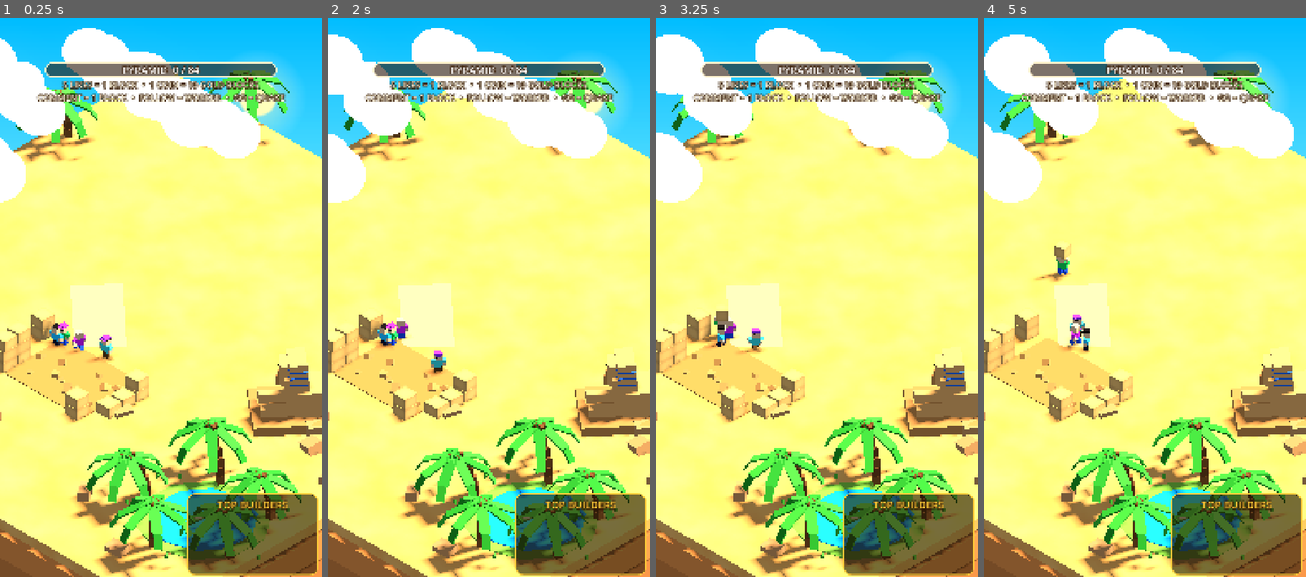
Above: before the commit, frames 1-4 (left to right).
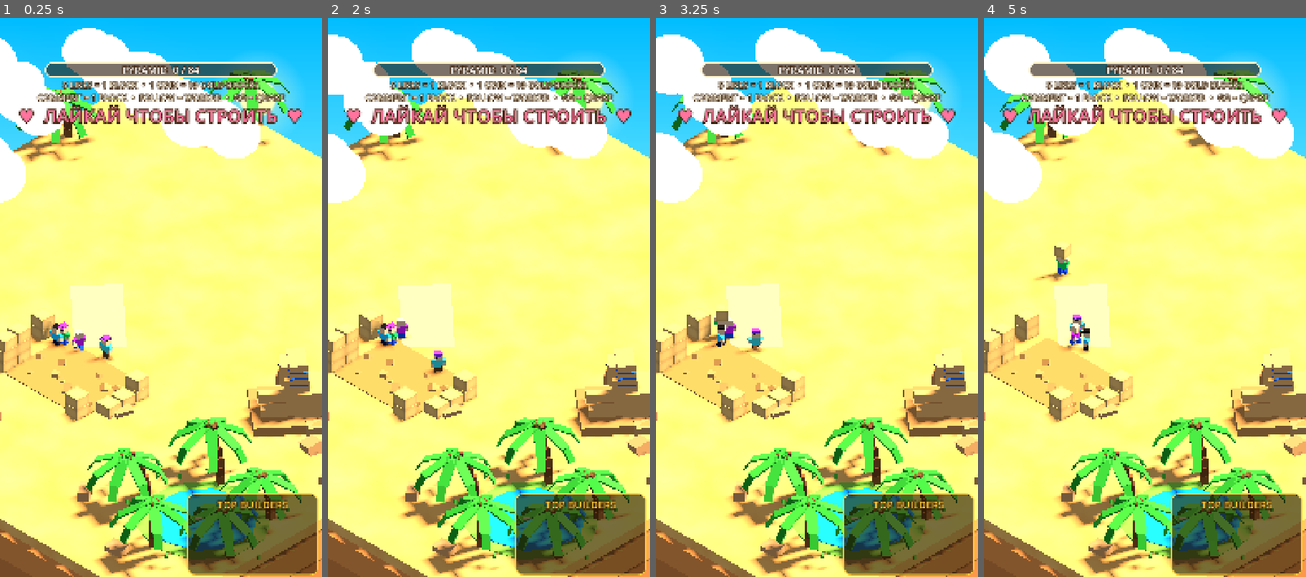
Above: after the commit, the same moments.

Repository: landsbetween/tiktok-pyramid-live
Game: Godot game, scene res://main.tscn
Same seed, same stepped clock (60 frames per second), same inputs: the game is played once before the commit and once after it. Sound files missing from this copy of the repository are replaced by a short silence.
Inputs:
- Up to frame 1 (0.25 s): no input
- Up to frame 2 (2 s): tap Enter at 0.5 s; hold D 0.53-1.28 s; tap L at 0.6 s; tap G at 1.35 s
- Up to frame 3 (3.25 s): hold D from 2.03 s (still down); tap H at 2.1 s; tap F at 2.85 s
- Up to frame 4 (5 s): release D at 3.53 s; tap B at 3.6 s; tap C at 4.35 s

The runs differ from the first frame. In frame 1, 1.7% of the frame differs, in the area x 5-95%, y 15-19%; in frame 2, 1.7%; in frame 3, 1.6%; in frame 4, 1.7%.

Commit message:
Pulsing call to action under the rules: ЛАЙКАЙ ЧТОБЫ СТРОИТЬ
Co-Authored-By: Claude Opus 5.5 <noreply@anthropic.com>

Diff:
--- a/game/scripts/ui.gd
+++ b/game/scripts/ui.gd
@@ -26,6 +26,8 @@
 var board_title: Label
 var board_list: VBoxContainer
 var fps_label: Label
+var cta: Label
+var cta_t := 0.0
 var top_likes_rows: Array = []
 var top_donors_rows: Array = []
 var avatar_cache := {}
@@ -112,6 +114,12 @@
 	rules = _label("", 29, Color(1, 0.97, 0.88), 10)
 	rules.position = Vector2(0, 252)
 	rules.size = Vector2(1080, 80)
+	# call to action under the rules (hidden while the building vote panel is on screen)
+	cta = _label("♥  ЛАЙКАЙ ЧТОБЫ СТРОИТЬ  ♥", 58, Color(1, 0.45, 0.62), 14)
+	cta.position = Vector2(0, 336)
+	cta.size = Vector2(1080, 80)
+	cta.pivot_offset = Vector2(540, 40)
+	root.add_child(cta)
 	root.add_child(rules)
 
 
@@ -497,6 +505,11 @@
 
 
 func _process(_delta: float) -> void:
+	if cta:
+		cta_t += _delta
+		cta.visible = not (vote_panel and vote_panel.visible)
+		var k := 1.0 + sin(cta_t * 4.0) * 0.05
+		cta.scale = Vector2(k, k)
 	if fps_label.visible:
 		fps_label.text = "%d FPS  draw %d  workers %d  pile %d" % [Engine.get_frames_per_second(),
 			Performance.get_monitor(Performance.RENDER_TOTAL_DRAW_CALLS_IN_FRAME), game.workers.size(), game.pending]
